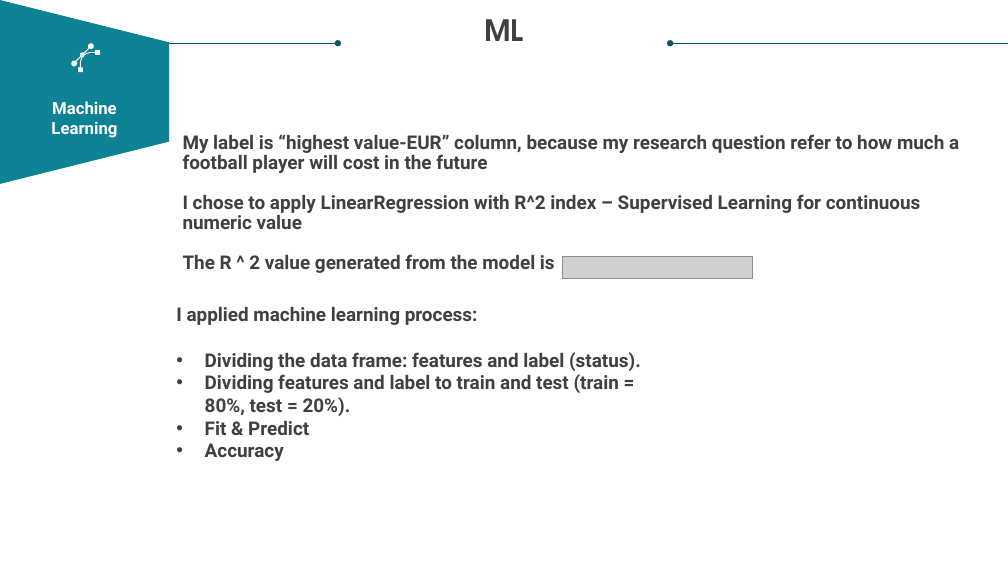
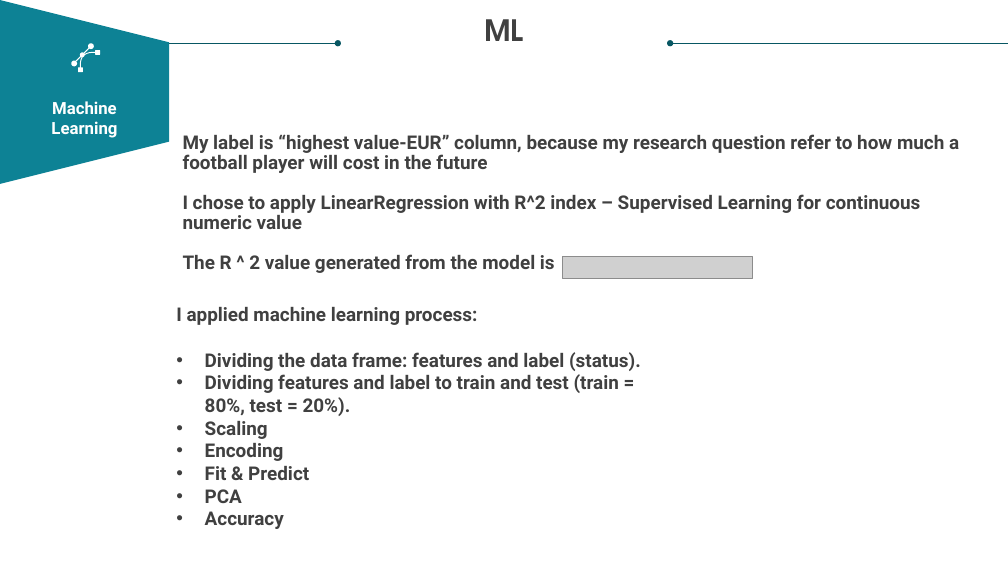
Before and after one commit to LiorElayev/Final_Project-Data_Science, a slide deck: slide 12 of Final project presentation.pptx. Drawn at 1008x567 pixels with LibreOffice and Linux fonts; fonts in the diff are those of the drawing; grey boxes stand for pictures. Boxes give left, top, right and bottom in pixels: in the first picture for what was removed or moved away, otherwise in the second. Text is boxed around its words. In the diff, an @@ line names an element or a change of style, - is before the commit and + after.

```diff
--- a/Final project presentation.pptx
+++ b/Final project presentation.pptx
@@ text at (205, 421, 284, 461): paragraphs added @@
+• Scaling
+• Encoding
@@ text at (205, 489, 242, 503): paragraph added @@
+• PCA
```
